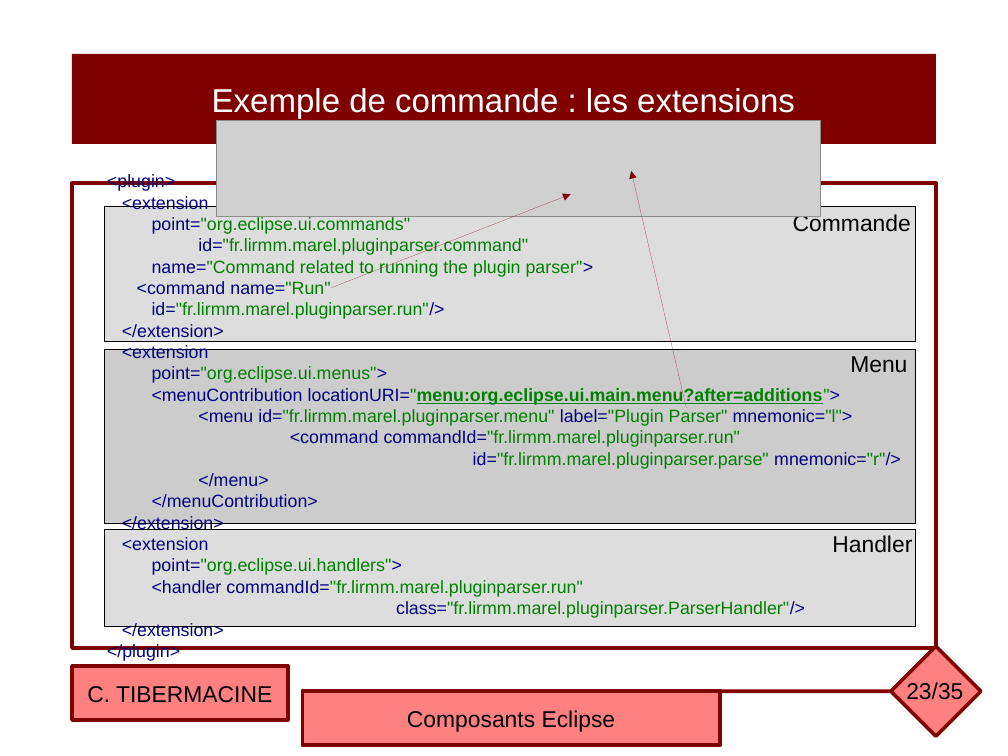
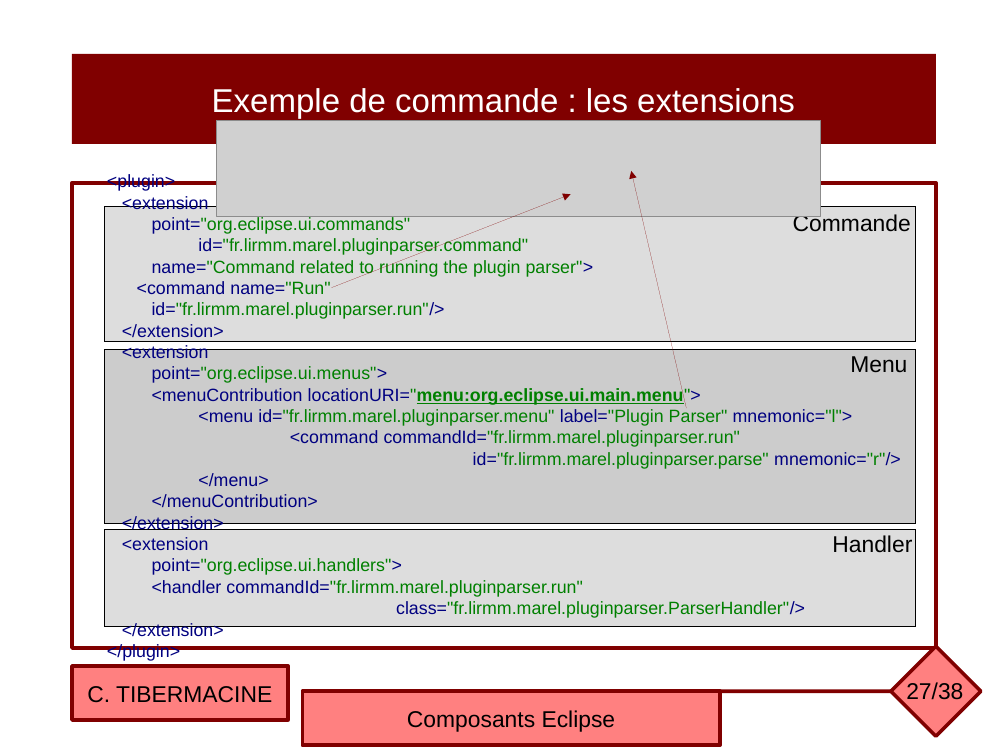
Before and after one commit to ctiber/composants, a slide deck: slide 27 of cours/cours4.odp (slide 23 before the commit). Drawn at 1008x756 pixels with LibreOffice and Linux fonts; fonts in the diff are those of the drawing; grey boxes stand for pictures. Boxes give left, top, right and bottom in pixels: in the first picture for what was removed or moved away, otherwise in the second. Text is boxed around its words. In the diff, an @@ line names an element or a change of style, - is before the commit and + after.

```diff
--- a/cours/cours4.odp
+++ b/cours/cours4.odp
@@ text in rectangle at (152, 387, 701, 405): text changed; bold off @@
-<menuContribution locationURI="menu:org.eclipse.ui.main.menu?after=additions">
+<menuContribution locationURI="menu:org.eclipse.ui.main.menu">
@@ page number at (906, 682, 963, 705): text changed @@
-23/35
+27/38
```
Also in this commit, not shown: 20 other slides changed, 4 slides added, 1 slide removed, 1 other file.
